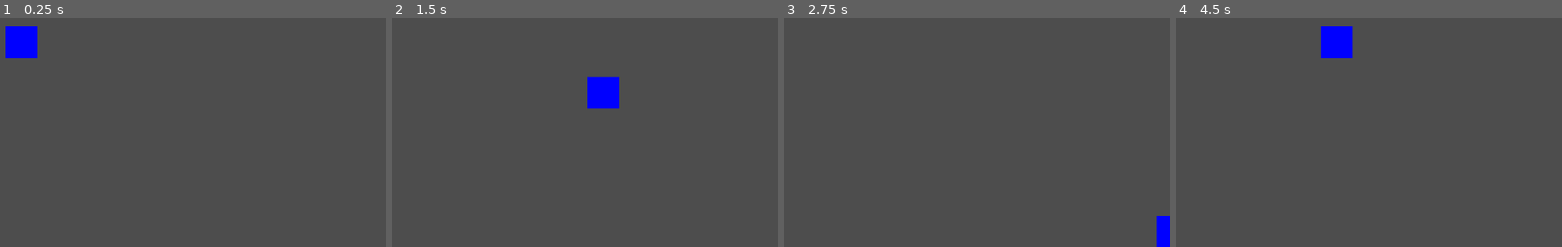
Above: before the commit, frames 1-4 (left to right).
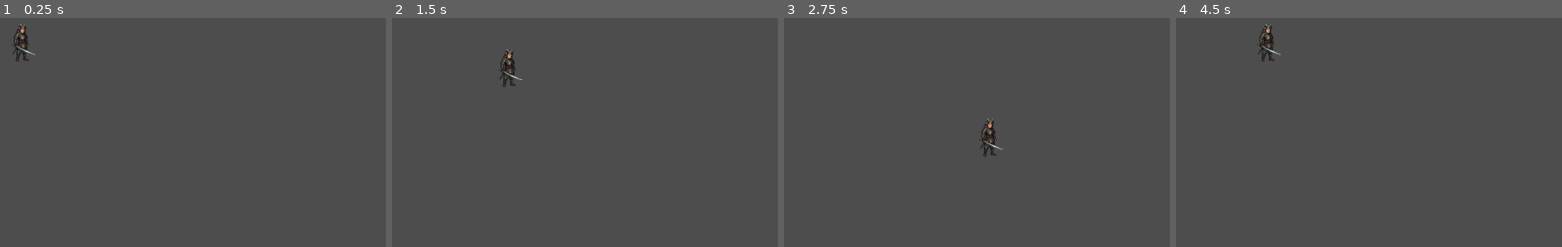
Above: after the commit, the same moments.

Repository: KerimShen/Game1
Game: Godot game, scene res://main.tscn
The game is run twice, just before and just after one commit, with the same random seed, the same clock (stepped at 60 frames per second) and the same inputs.
Inputs (mouse positions are in pixels of both pictures, inside the frame that each line leads up to):
- Up to frame 1 (0.25 s): no input
- Up to frame 2 (1.5 s): tap Enter at 0.5 s; move the mouse to (573, 22) at 0.52 s; hold D (move_right) 0.53-1.28 s; click (573, 22) at 0.6 s; move the mouse to (outside the picture) at 1.27 s; hold S (move_down) from 1.28 s (still down); click (outside the picture) at 1.35 s
- Up to frame 3 (2.75 s): move the mouse to (outside the picture) at 2.02 s; release S (move_down) at 2.03 s; hold D (move_right) from 2.03 s (still down); click (outside the picture) at 2.1 s
- Up to frame 4 (4.5 s): move the mouse to (outside the picture) at 2.77 s; release D (move_right) at 2.78 s; hold W (move_up) 2.78-3.53 s; click (outside the picture) at 2.85 s; move the mouse to (1415, 102) at 3.52 s; hold A (move_left) from 3.53 s (still down); click (1415, 102) at 3.6 s; move the mouse to (outside the picture) at 4.27 s; click (outside the picture) at 4.35 s

The runs differ from the first frame. In frame 1, 1.2% of the frame differs, in the area x 1-10%, y 2-20%; in frame 2, 1.6%, in the area x 27-59%, y 13-40%; in frame 3, 0.8%; in frame 4, 1.6%.

Commit message:
karakter görseli oyuna eklendi

Diff:
--- a/player.gd
+++ b/player.gd
@@ -2,15 +2,10 @@
 
 const SPEED = 200.0
 
+var can_attack = true
+
 func _ready():
-	print("SCRIPT CALISIYOR")
-	var rect = ColorRect.new()
-	rect.size = Vector2(50, 50)
-	rect.position = Vector2(-25, -25)
-	rect.color = Color.BLUE
-	add_child(rect)
-
-var can_attack = true
+	pass
 
 func _process(delta):
 	if Input.is_action_just_pressed("attack") and can_attack:
@@ -36,6 +31,3 @@
 
 	velocity = direction.normalized() * SPEED
 	move_and_slide()
-
-	velocity = direction.normalized() * SPEED
-	move_and_slide()
--- a/player.tscn
+++ b/player.tscn
@@ -1,6 +1,7 @@
 [gd_scene format=3 uid="uid://cgkjjmhhxcb8r"]
 
 [ext_resource type="Script" uid="uid://cx8k2or0lj0wf" path="res://player.gd" id="1_4flbx"]
+[ext_resource type="Texture2D" uid="uid://mynmmx6b8f1t" path="res://assets/sword.png" id="2_onrkg"]
 
 [sub_resource type="RectangleShape2D" id="RectangleShape2D_sh265"]
 
@@ -9,6 +10,7 @@
 script = ExtResource("1_4flbx")
 
 [node name="Sprite2D" type="Sprite2D" parent="." unique_id=1981585911]
+texture = ExtResource("2_onrkg")
 
 [node name="CollisionShape2D" type="CollisionShape2D" parent="." unique_id=1853676043]
 shape = SubResource("RectangleShape2D_sh265")
Not shown, added: assets/dagger.png.import
Not shown, added: assets/okcu.png.import
Not shown, added: assets/spire.png.import
Renamed: assets/6b029752-7162-4279-a6be-7bd7927d77c3-removebg-preview_1.png -> assets/sword.png
Not shown, added: assets/sword.png.import
